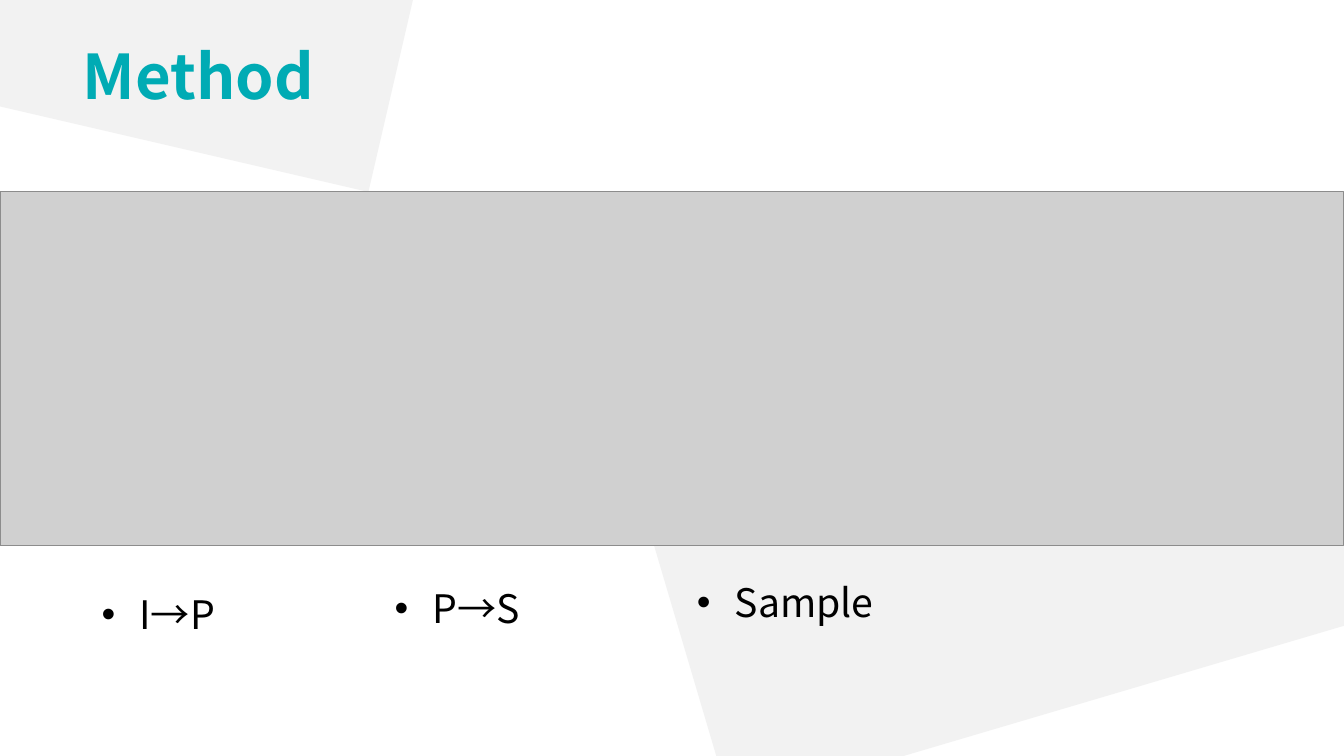
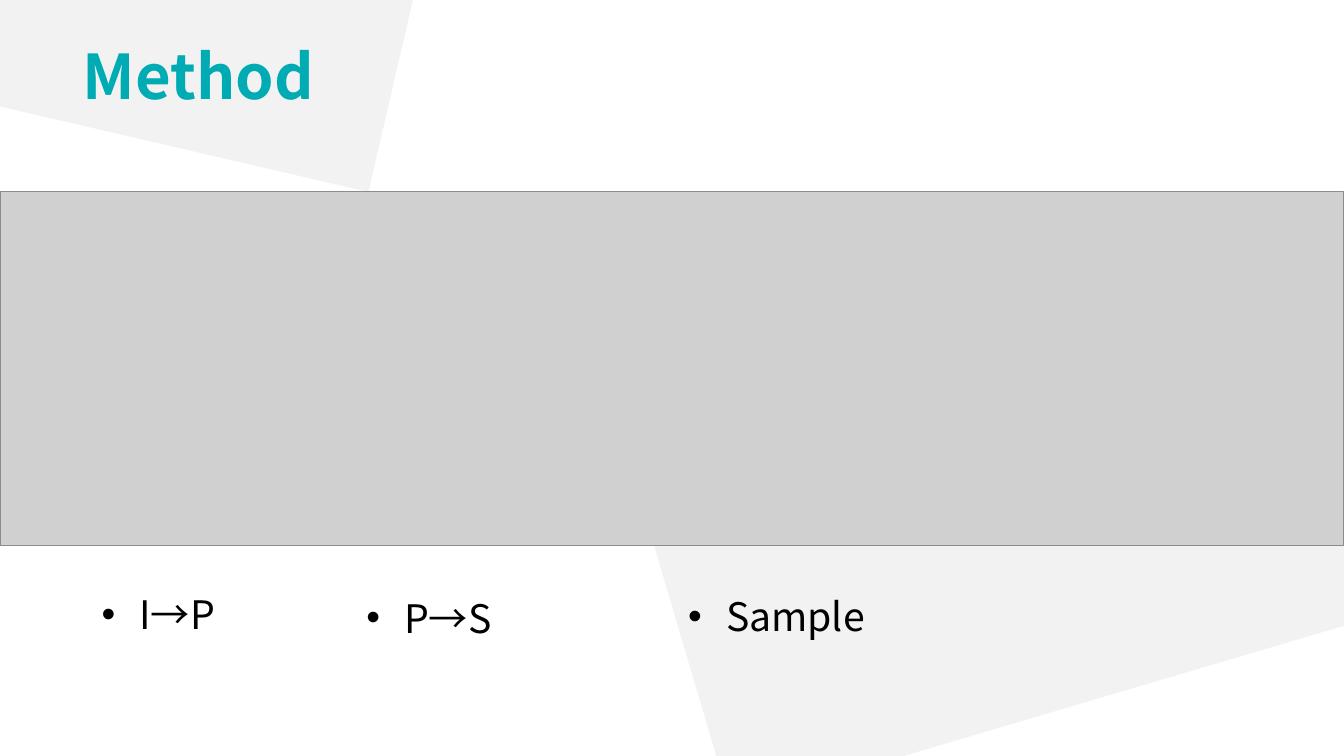
Before and after one commit to lsyoath/sheepy, a slide deck: slide 16 of ComputerVision.pptx. Drawn at 1344x756 pixels with LibreOffice and Linux fonts; fonts in the diff are those of the drawing; grey boxes stand for pictures. Boxes give left, top, right and bottom in pixels: in the first picture for what was removed or moved away, otherwise in the second. Text is boxed around its words. In the diff, an @@ line names an element or a change of style, - is before the commit and + after.

Commit message:
1232

```diff
--- a/ComputerVision.pptx
+++ b/ComputerVision.pptx
@@ text "P→S": place and size @@
-text "P→S" at box(432, 593, 519, 624)
+text "P→S" at box(404, 603, 491, 634)
@@ text "Sample": place and size @@
-text "Sample" at box(735, 585, 874, 626)
+text "Sample" at box(726, 599, 865, 640)
```
